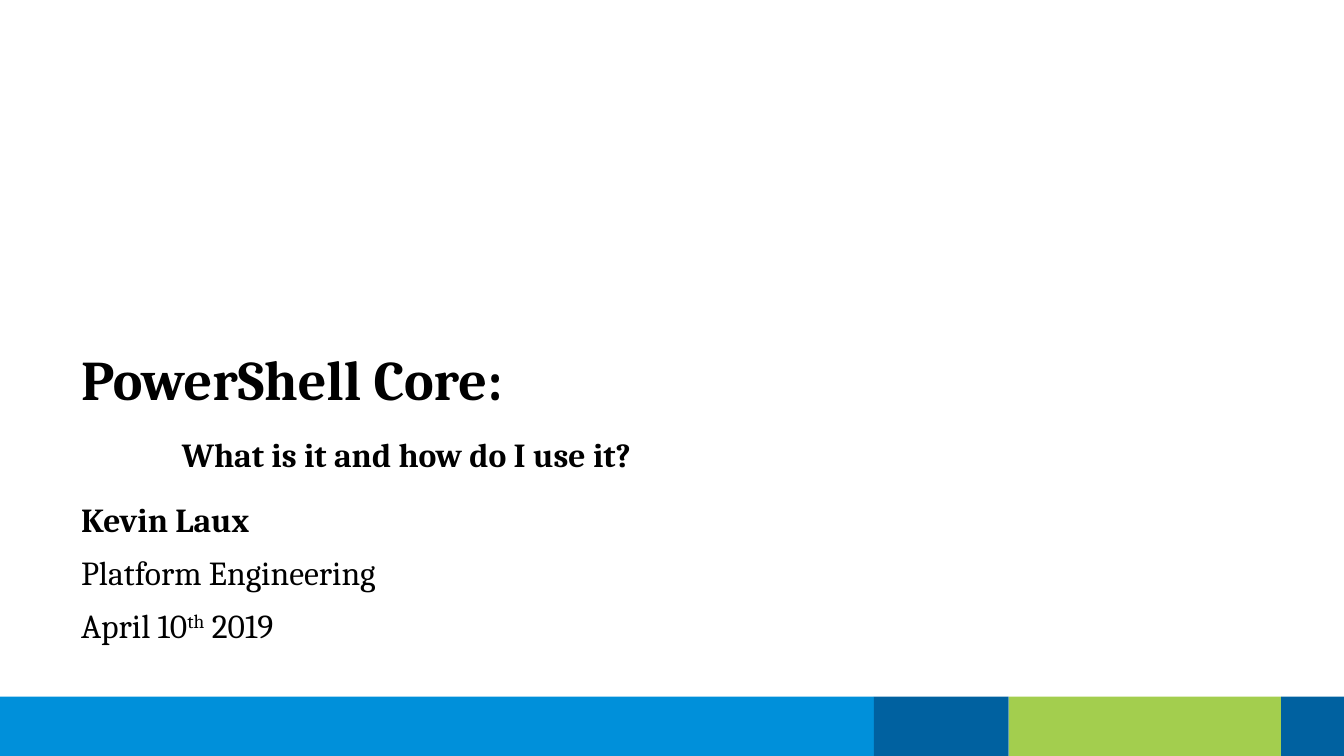
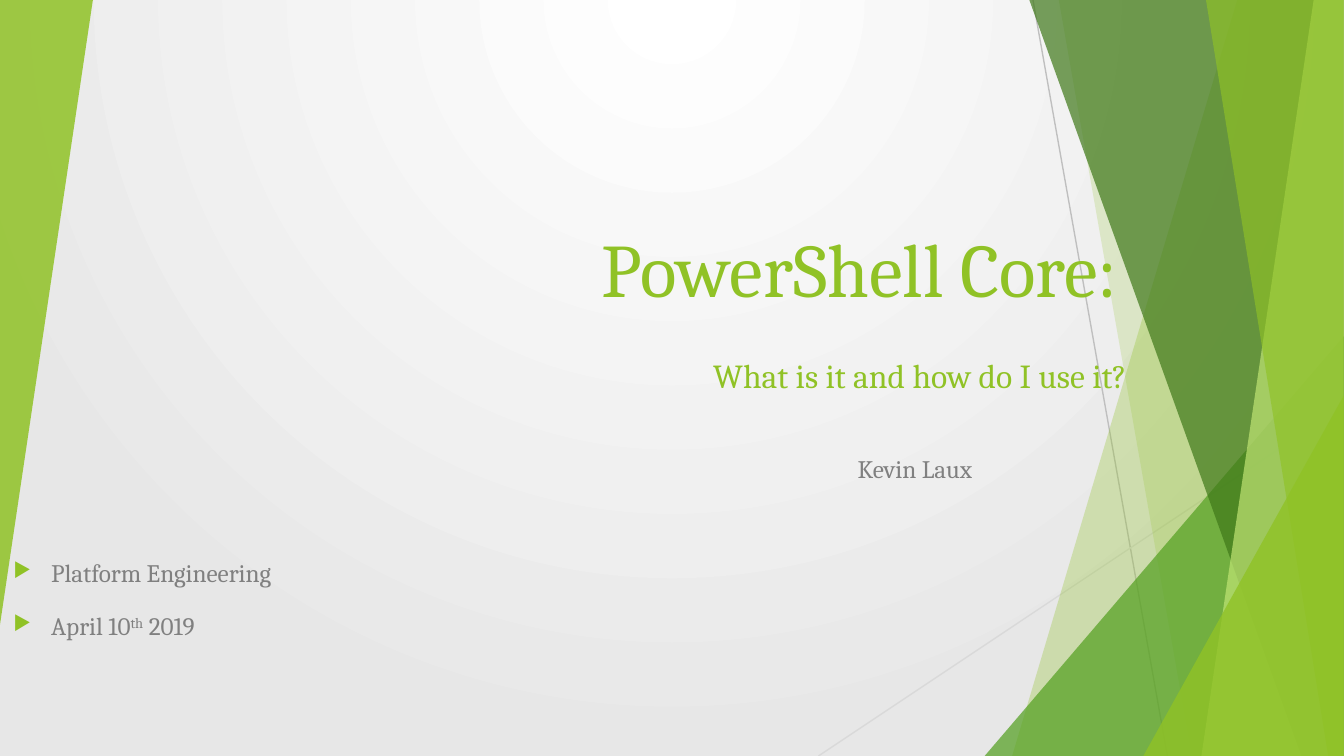
Before and after one commit to KevinLaux/ATOM, a slide deck: slide 1 of PowerShellCoreWhatandHow(Kevin_Laux).pptx. Drawn at 1344x756 pixels with LibreOffice and Linux fonts; fonts in the diff are those of the drawing; background and template pictures are left out. Boxes give left, top, right and bottom in pixels: in the first picture for what was removed or moved away, otherwise in the second. Text is boxed around its words. In the diff, an @@ line names an element or a change of style, - is before the commit and + after.

```diff
--- a/PowerShellCoreWhatandHow(Kevin_Laux).pptx
+++ b/PowerShellCoreWhatandHow(Kevin_Laux).pptx
@@ background #FFFFFF to gradient #FFFFFF to #E7E7E7 @@
@@ group added at [0, 0, 1344, 756]: 5 freeform shapes, 3 triangles, 2 lines @@
@@ title "PowerShell Core: What is it ...": place and size @@
-title "PowerShell Core: What is it ..." at [81, 361, 631, 468]
+title "PowerShell Core: What is it ..." at [601, 227, 1126, 396]
@@ title "PowerShell Core: What is it ..." at [601, 227, 1126, 396]: size 30 to 40.5 pt in "PowerShell Core:"; text colour #000000 to #90C226, bold off; alignment left to right; vertical alignment top to bottom @@
@@ subtitle "Kevin Laux": place and size @@
-subtitle "Kevin Laux" at [81, 508, 249, 533]
+subtitle "Kevin Laux" at [858, 461, 972, 478]
@@ subtitle "Kevin Laux" at [858, 461, 972, 478]: size 18 to 13.5 pt, text colour #000000 to #808080, bold off; alignment left to right; vertical alignment middle to top @@
@@ text "Platform Engineering": place and size @@
-text "Platform Engineering" at [81, 561, 376, 593]
+text "Platform Engineering" at [51, 564, 272, 588]
@@ text "Platform Engineering" at [51, 564, 272, 588]: size 18 to 13.5 pt, text colour #000000 to #808080; alignment left to right; vertical alignment middle to top @@
@@ text "April 10th 2019": place and size @@
-text "April 10th 2019" at [81, 614, 273, 645]
+text "April 10th 2019" at [51, 618, 195, 640]
@@ text "April 10th 2019" at [51, 618, 195, 640]: size 18 to 13.5 pt, text colour #000000 to #808080; alignment left to right; vertical alignment middle to top @@
@@ rectangle removed at [0, 696, 874, 756] @@
@@ rectangle removed at [874, 696, 1008, 756] @@
@@ rectangle removed at [1009, 696, 1282, 756] @@
@@ rectangle removed at [1281, 696, 1344, 756] @@
```
Also in this commit, not shown: 13 other slides changed.
